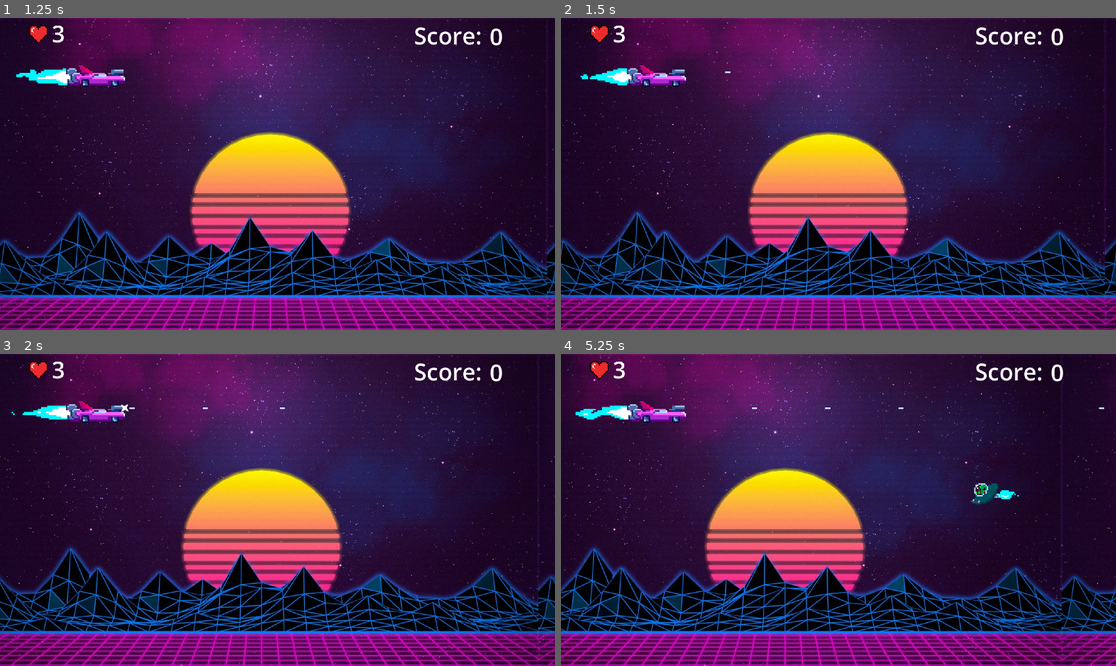
Above: before the commit, frames 1-4 (two rows, left to right).
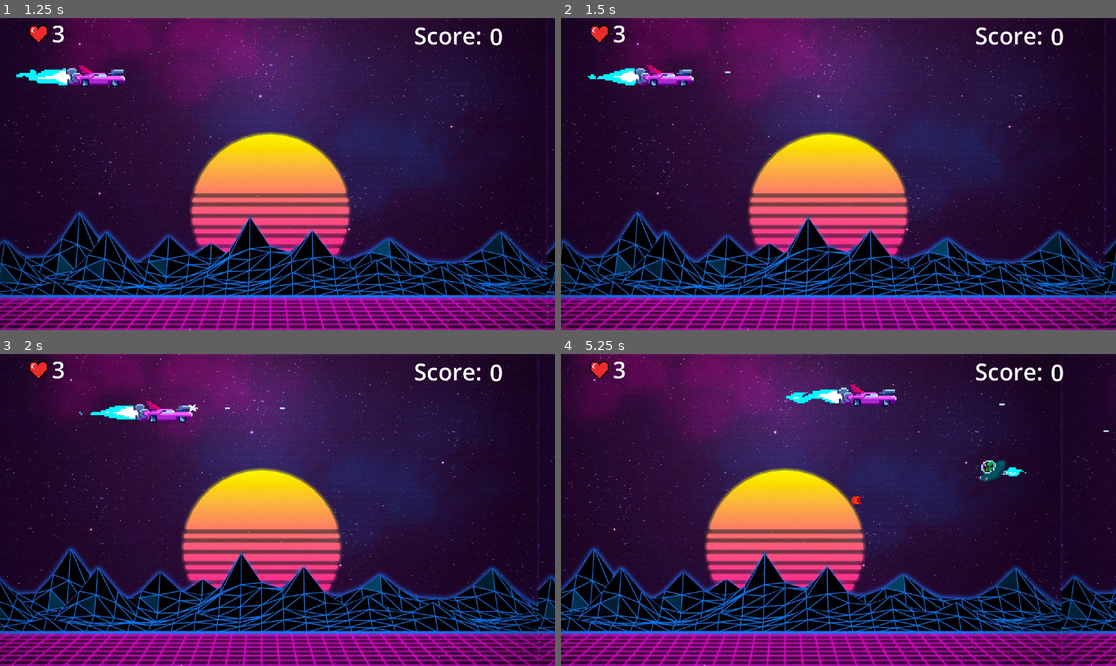
Above: after the commit, the same moments.

Repository: P0ddy/Project-Bentley
Game: Godot game, scene res://Scenes/Menu/main_menu.tscn
Same seed, same stepped clock (60 frames per second), same inputs: the game is played once before the commit and once after it.
Inputs:
- Up to frame 1 (1.25 s): click "Start Game" at 0.5 s
- Up to frame 2 (1.5 s): hold D (right) from 1.28 s (still down); hold Space (shoot) from 1.28 s (still down)
- Up to frame 3 (2 s): keep holding D (right); keep holding Space (shoot)
- Up to frame 4 (5.25 s): release D (right) at 2.03 s; release Space (shoot) at 2.03 s; hold S (down) 2.03-2.78 s; tap Space (shoot) at 2.1, 3.6, 5.1 s; hold D (right) 2.78-3.53 s; hold Space (shoot) 2.78-3.53 s; hold W (up) 3.53-4.28 s; hold Space (shoot) 4.28-5.03 s; hold A (left) from 4.28 s (still down)

Frame 1 is identical in both runs. In frame 2, 0.7% of the frame differs, in the area x 3-24%, y 15-23%; in frame 3, 1.3%; in frame 4, 2.2%, in the area x 2-99%, y 9-49%.
Error before the commit: Attempt to call function 'play' in base 'null instance' on a null instance. (res://Scenes/MainScene/player.gd:23)

Commit message:
continue audio

Diff:
--- a/Scenes/MainScene/player.gd
+++ b/Scenes/MainScene/player.gd
@@ -7,7 +7,6 @@
 @onready var muzzleflash = $MuzzleFlashAnimation
 @onready var car_sprite = $AnimatedSprite
 @onready var GetDamageSound = $GetDamage
-@onready var IdleSound = $PlayerIdleAudio
 
 const ACCELERATION = 1200
 const FRICTION = 750
@@ -20,7 +19,6 @@
 
 func move(delta):
 	var input_vector = Input.get_vector("left", "right", "up", "down")
-	IdleSound.play()
 	if input_vector == Vector2.ZERO:
 		apply_friction(FRICTION * delta)
 	else:
